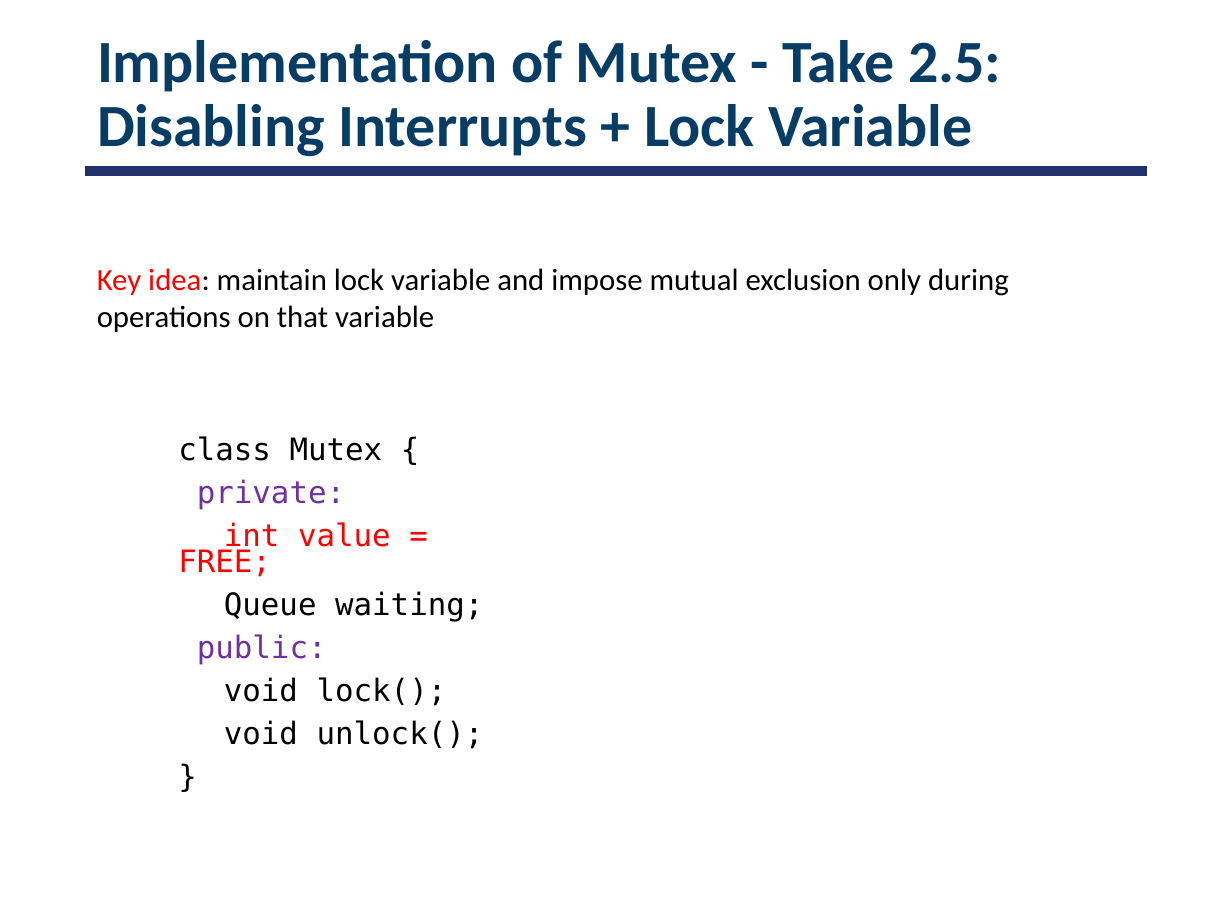
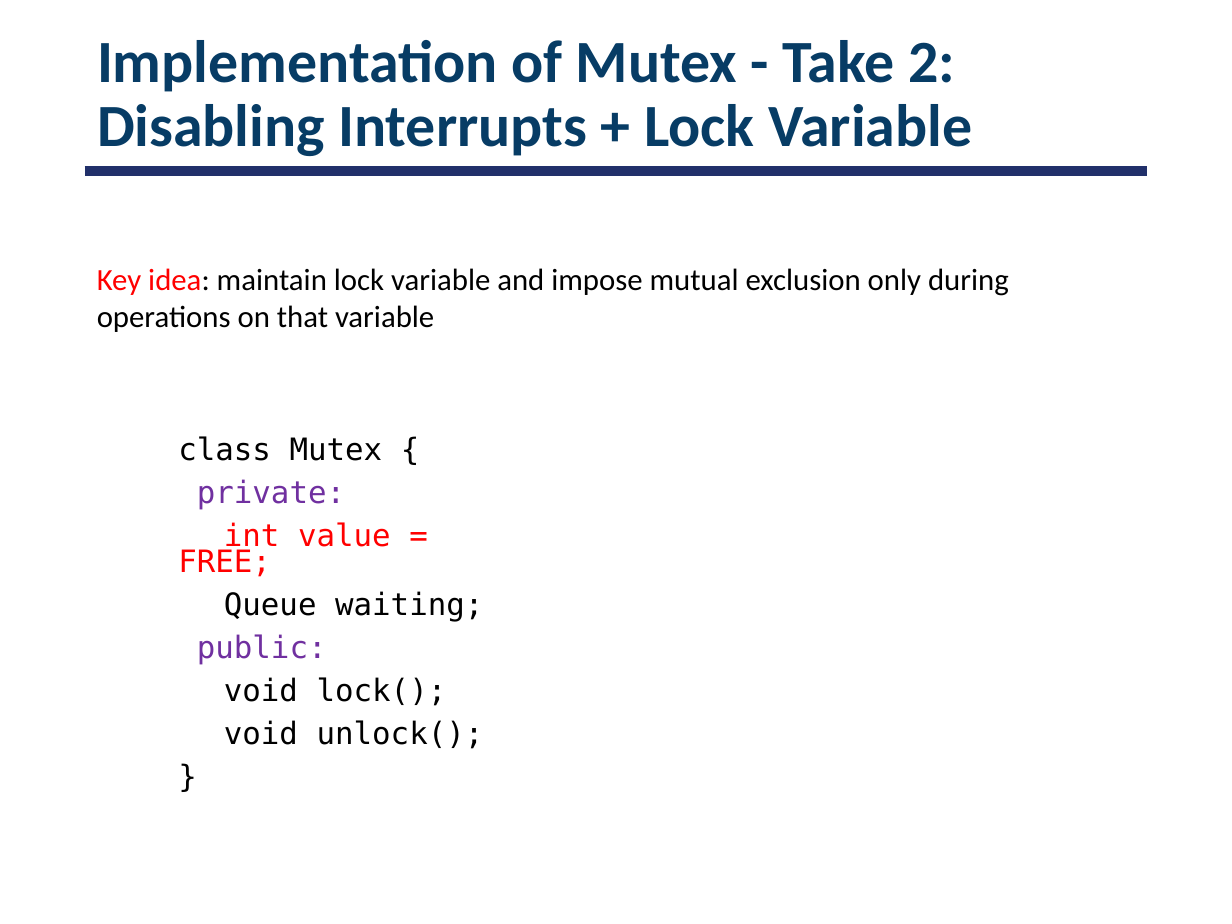
Before and after one commit to smajidzahedi/ECE350, a slide deck: slide 35 of Lectures/03-multithreaded.pptx (slide 26 before the commit). Drawn at 1232x924 pixels with LibreOffice and Linux fonts; fonts in the diff are those of the drawing. Boxes give left, top, right and bottom in pixels: in the first picture for what was removed or moved away, otherwise in the second. Text is boxed around its words. In the diff, an @@ line names an element or a change of style, - is before the commit and + after.

```diff
--- a/Lectures/03-multithreaded.pptx
+++ b/Lectures/03-multithreaded.pptx
@@ title at bbox=[97, 40, 972, 156]: text changed @@
-Implementation of Mutex - Take 2.5:
-Disabling Interrupts + Lock Variable
+Implementation of Mutex - Take 2:
+Disabling Interrupts + Lock Variable
```
Also in this commit, not shown: 14 other slides changed, 8 slides added, 1 other file.
